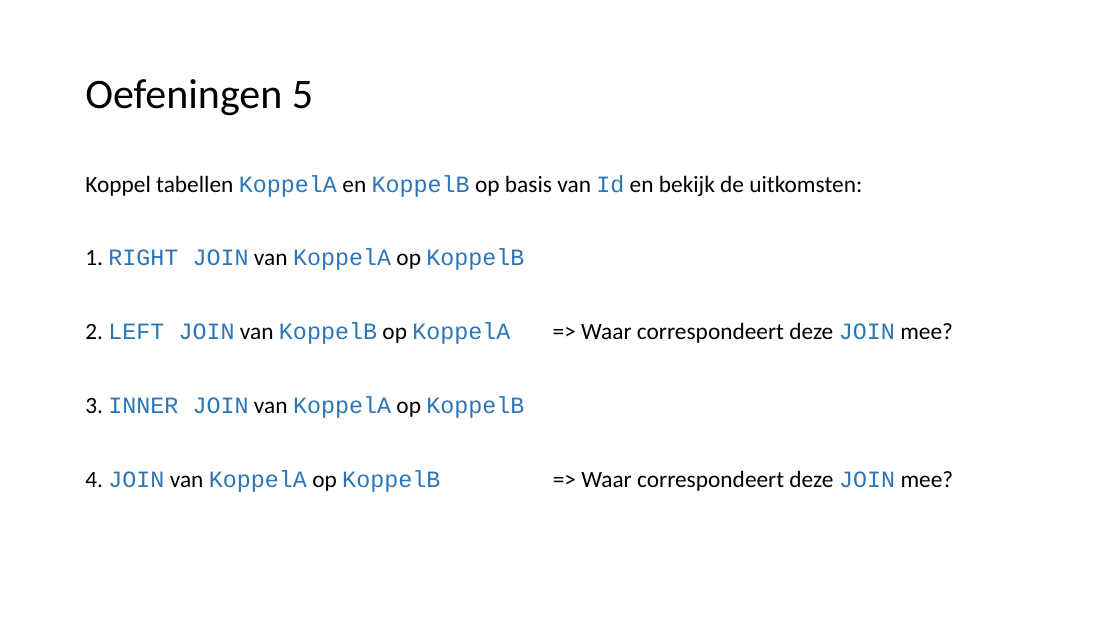
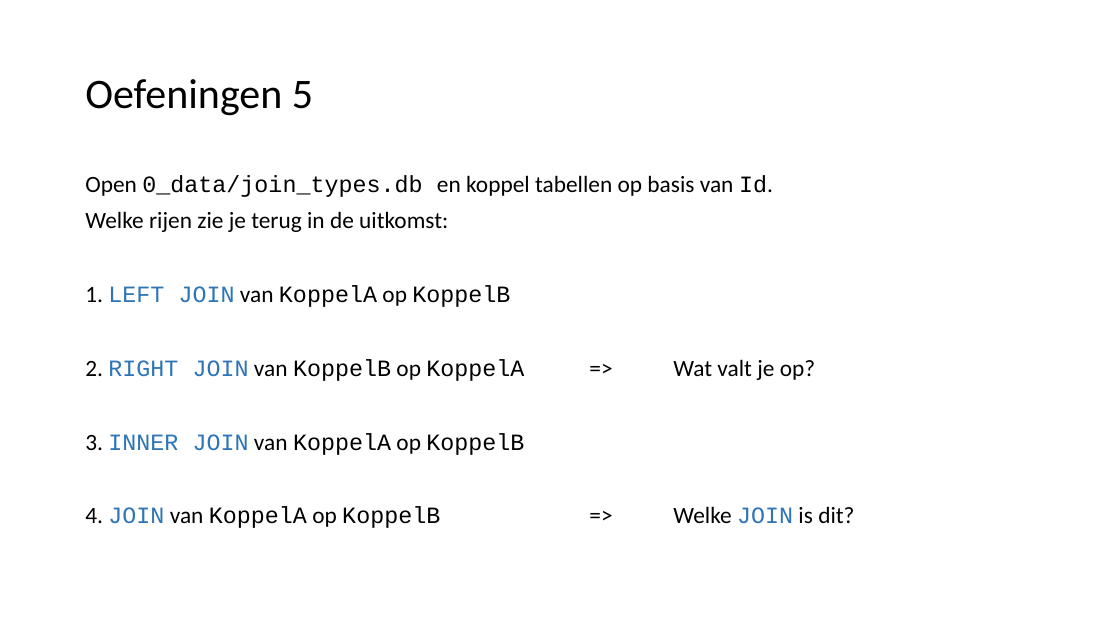
Before and after one commit to LFKoning/knowledge-sharing, a slide deck: slide 50 of sql_course/1_basics/1_basics.pptx. Drawn at 1120x630 pixels with LibreOffice and Linux fonts; fonts in the diff are those of the drawing. Boxes give left, top, right and bottom in pixels: in the first picture for what was removed or moved away, otherwise in the second. Text is boxed around its words. In the diff, an @@ line names an element or a change of style, - is before the commit and + after.

```diff
--- a/sql_course/1_basics/1_basics.pptx
+++ b/sql_course/1_basics/1_basics.pptx
@@ text at (85, 175, 815, 381): text changed @@
-Koppel tabellen KoppelA en KoppelB op basis van Id en bekijk de uitkomsten:
-1. RIGHT JOIN van KoppelA op KoppelB
-2. LEFT JOIN van KoppelB op KoppelA => Waar correspondeert deze JOIN mee?
+Open 0_data/join_types.db en koppel tabellen op basis van Id.
+Welke rijen zie je terug in de uitkomst:
+1. LEFT JOIN van KoppelA op KoppelB
+2. RIGHT JOIN van KoppelB op KoppelA => Wat valt je op?
@@ text at (85, 433, 524, 455): text colour #2E75B6 to #000000 in "KoppelA KoppelB" @@
@@ text at (85, 507, 440, 528): text changed; font Calibri to Courier New @@
-4. JOIN van KoppelA op KoppelB => Waar correspondeert deze JOIN mee?
+4. JOIN van KoppelA op KoppelB => Welke JOIN is dit?
```
Also in this commit, not shown: 38 other slides changed, 1 slide added, 29 other files.
